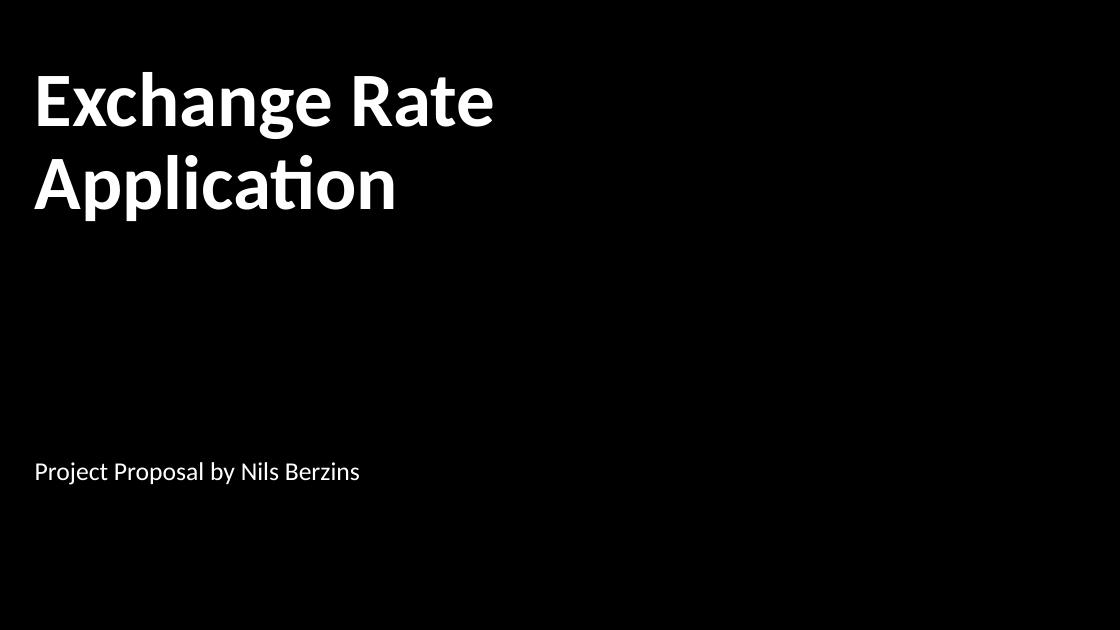
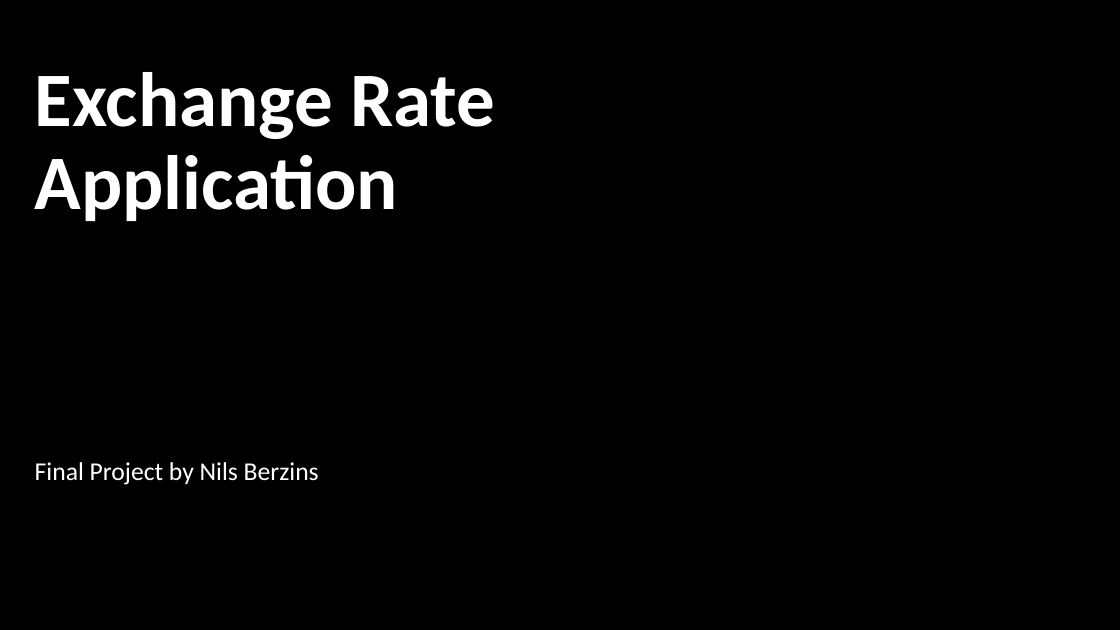
Before and after one commit to nilsberzins/STAT418-FinalPoject, a slide deck: slide 1 of Exchange Rate Application.pptx. Drawn at 1120x630 pixels with LibreOffice and Linux fonts; fonts in the diff are those of the drawing; background and template pictures are left out. Boxes give left, top, right and bottom in pixels: in the first picture for what was removed or moved away, otherwise in the second. Text is boxed around its words. In the diff, an @@ line names an element or a change of style, - is before the commit and + after.

```diff
--- a/Exchange Rate Application.pptx
+++ b/Exchange Rate Application.pptx
@@ subtitle at [35, 462, 319, 485]: text changed @@
-Project Proposal by Nils Berzins
+Final Project by Nils Berzins
```
Also in this commit, not shown: 11 other files.
